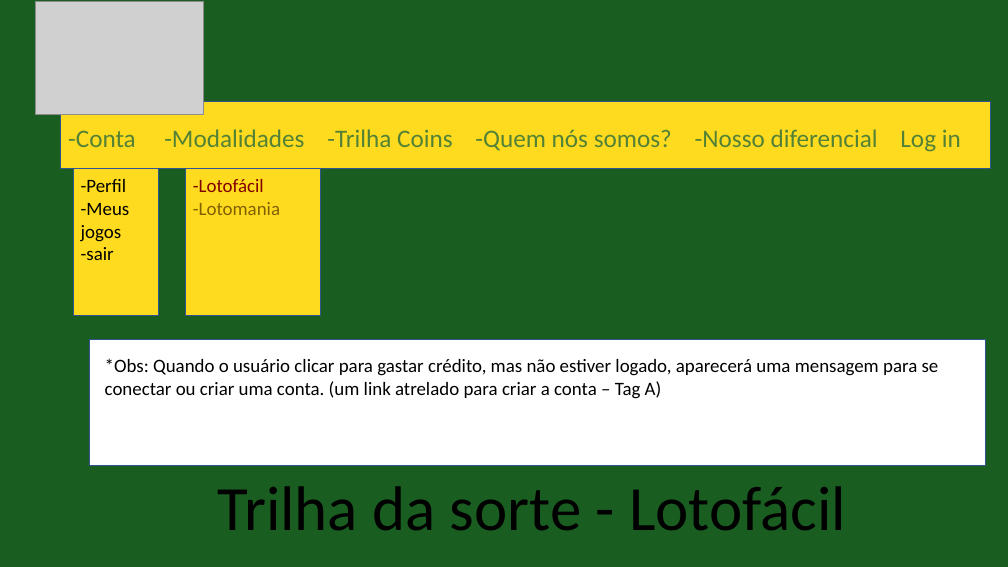
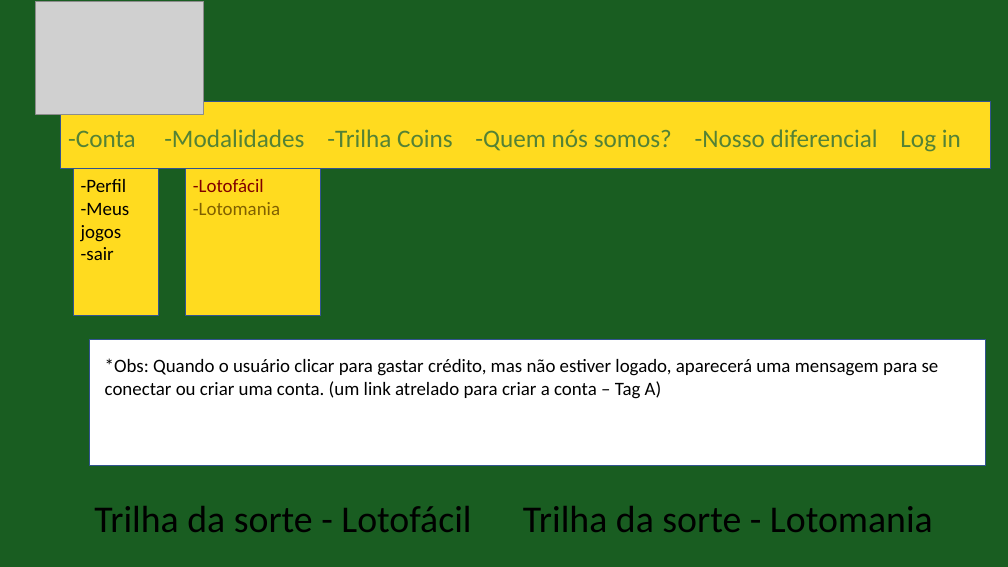
Before and after one commit to evertonsil/trilhadasorte, a slide deck: slide 2 of Trilha da sorte.pptx (slide 1 before the commit). Drawn at 1008x567 pixels with LibreOffice and Linux fonts; fonts in the diff are those of the drawing; grey boxes stand for pictures. Boxes give left, top, right and bottom in pixels: in the first picture for what was removed or moved away, otherwise in the second. Text is boxed around its words. In the diff, an @@ line names an element or a change of style, - is before the commit and + after.

```diff
--- a/Trilha da sorte.pptx
+++ b/Trilha da sorte.pptx
@@ text "Trilha da sorte - Lotofácil": place and size @@
-text "Trilha da sorte - Lotofácil" at [217,486,846,531]
+text "Trilha da sorte - Lotofácil" at [94,506,471,532]
@@ text "Trilha da sorte - Lotofácil" at [94,506,471,532]: size 60 to 36 pt @@
@@ text added at [523,506,933,532], 36 pt, text #000000 @@
+Trilha da sorte - Lotomania
```
Also in this commit, not shown: 3 other slides changed, 4 slides added, 1 slide removed, 8 other files.
